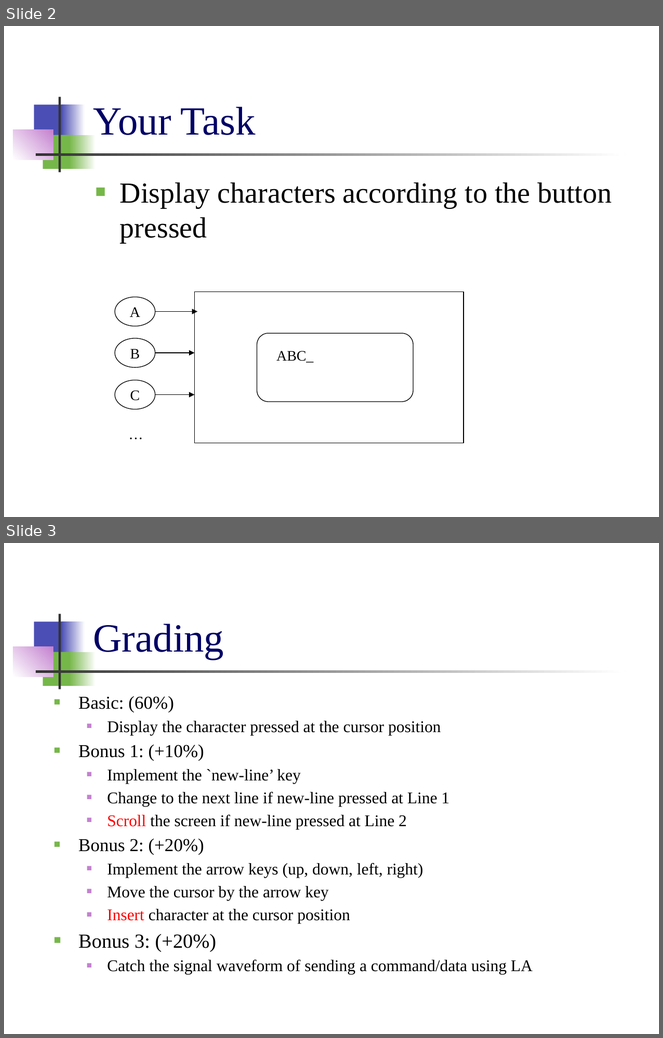
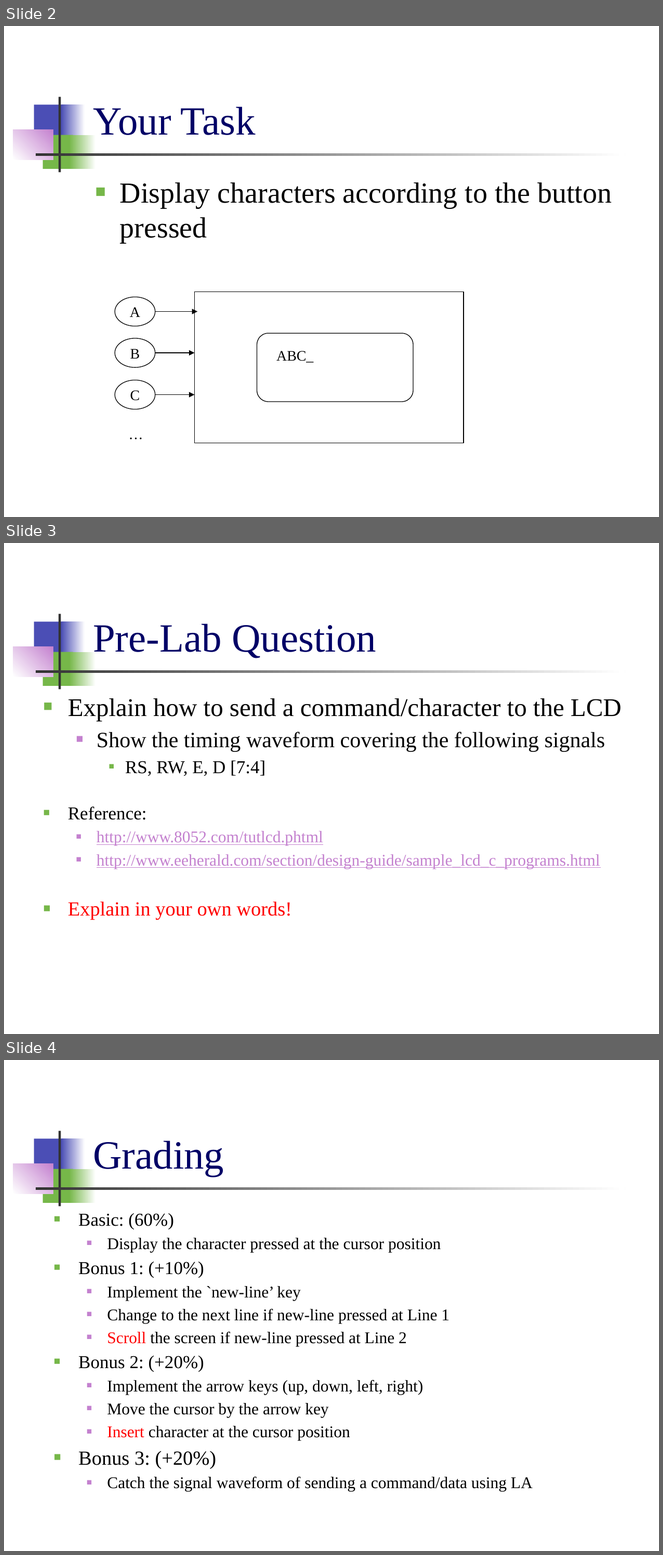
Before and after one commit to CGUSystemCourses/Micro_Lab-2018, a slide deck: Labs/Lab05-LCD/Lab05-LCD.pptx. Shown one above the other, each under a label of ours: slides 2 and 3 before the commit, slides 2, 3 and 4 after it. The pictures are 663x1038 and 663x1555 pixels, drawn with LibreOffice and Linux fonts; fonts in the diff are those of the drawing. Boxes give left, top, right and bottom in pixels: in the first picture for what was removed or moved away, otherwise in the second. Text is boxed around its words. In the diff, an @@ line names an element or a change of style, - is before the commit and + after.

Commit message:
slides review for 2019-fall semester

```diff
--- a/Labs/Lab05-LCD/Lab05-LCD.pptx
+++ b/Labs/Lab05-LCD/Lab05-LCD.pptx
@@ slide 3 added at <box>4,543,659,1034</box>, background #FFFFFF; not listed: 7 template elements that a slide beside it also shows @@
@@ title added at <box>93,624,376,658</box>, 44 pt, text #000066 @@
+Pre-Lab Question
@@ text added at <box>68,698,622,920</box>, 18 pt, text #000000 @@
+■ Explain how to send a command/character to the LCD
+  ■ Show the timing waveform covering the following signals
+    ■ RS, RW, E, D [7:4]
+■ Reference:
+  ■ http://www.8052.com/tutlcd.phtml
+  ■ http://www.eeherald.com/section/design-guide/sample_lcd_c_programs.html
+■ Explain in your own words!
@@ what was slide 3 is now slide 4 @@
```
